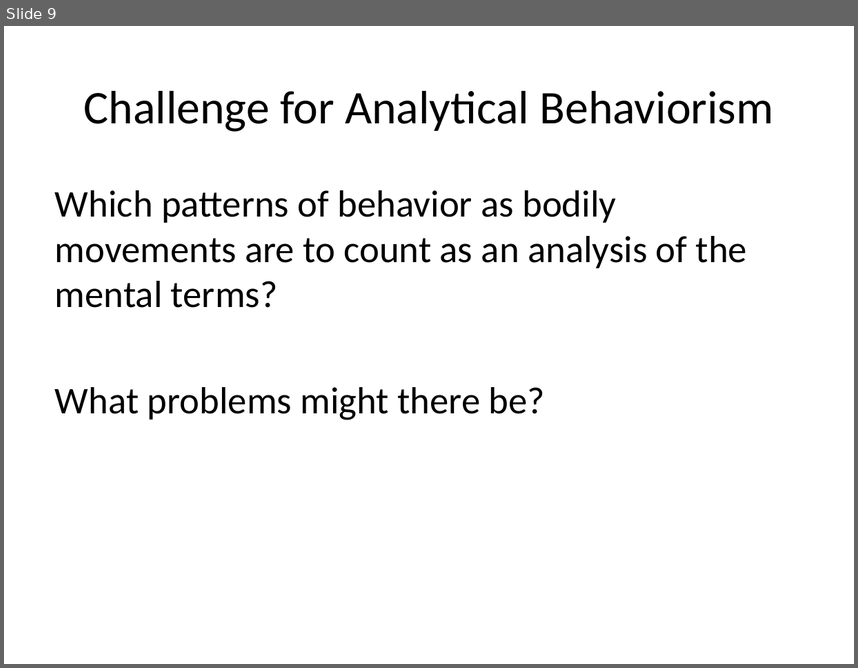
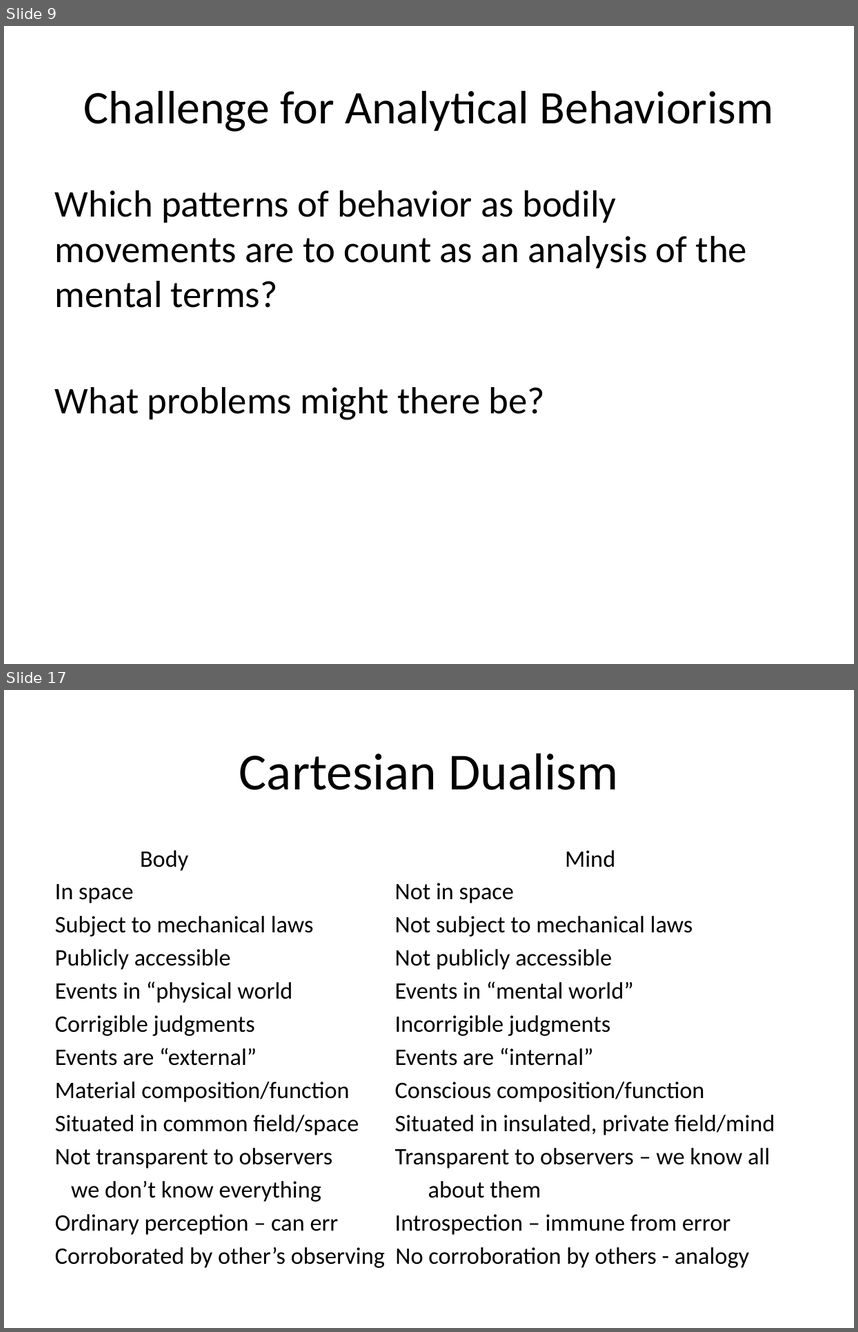
Before and after one commit to Ediblelnk/Kutztown-MSC, a slide deck: PHI241-philosophy-of-the-mind/lecture-slides/Behaviorism.pptx. Shown one above the other, each under a label of ours: slide 9 before the commit, slides 9 and 17 after it; the slides between them are not shown. The pictures are 858x668 and 858x1332 pixels, drawn with LibreOffice and Linux fonts; fonts in the diff are those of the drawing. Boxes give left, top, right and bottom in pixels: in the first picture for what was removed or moved away, otherwise in the second. Text is boxed around its words. In the diff, an @@ line names an element or a change of style, - is before the commit and + after.

```diff
--- a/PHI241-philosophy-of-the-mind/lecture-slides/Behaviorism.pptx
+++ b/PHI241-philosophy-of-the-mind/lecture-slides/Behaviorism.pptx
@@ slide 17 added at (x1=4, y1=690, x2=854, y2=1328), background #FFFFFF @@
@@ title added at (x1=239, y1=753, x2=618, y2=790), 44 pt, text #000000 @@
+Cartesian Dualism
@@ text added at (x1=55, y1=850, x2=775, y2=1268), 20 pt, text #000000 @@
+Body Mind
+In space Not in space
+Subject to mechanical laws Not subject to mechanical laws
+Publicly accessible Not publicly accessible
+Events in “physical world Events in “mental world”
+Corrigible judgments Incorrigible judgments
+Events are “external” Events are “internal”
+Material composition/function Conscious composition/function
+Situated in common field/space Situated in insulated, private field/mind
+Not transparent to observers Transparent to observers – we know all
+we don’t know everything about them
+Ordinary perception – can err Introspection – immune from error
+Corroborated by other’s observing No corroboration by others - analogy
```
Also in this commit, not shown: 2 slides changed, 10 other slides added, 2 other files.
